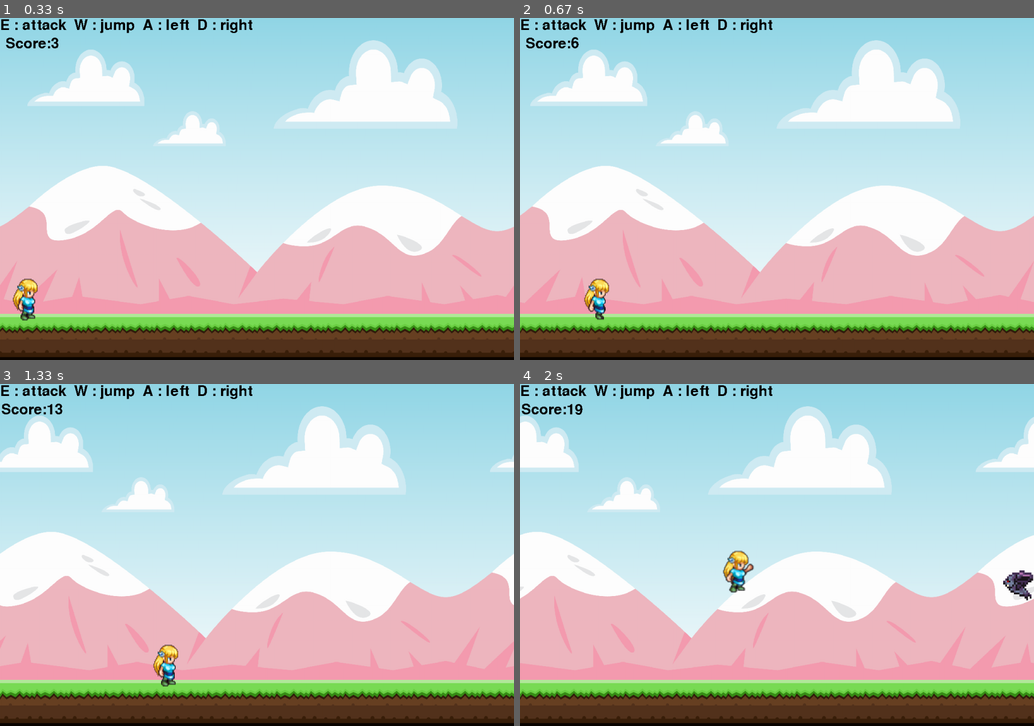
Above: before the commit, frames 1-4 (two rows, left to right).
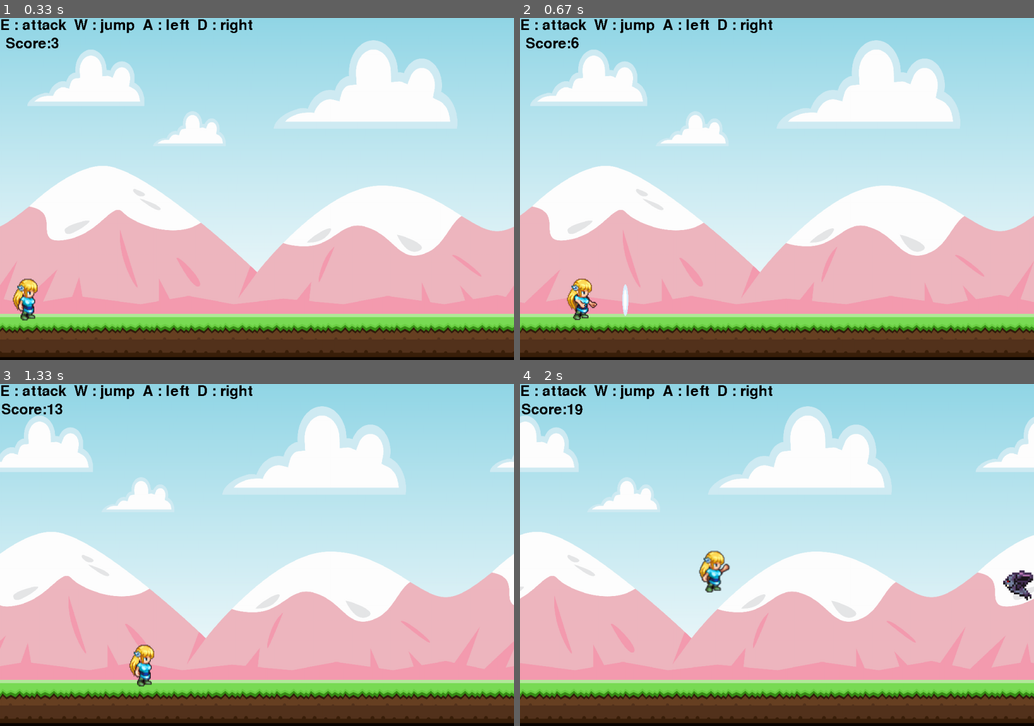
Above: after the commit, the same moments.

Repository: YOU327/-pygame
Game: pygame game, started from shit.py
Same seed, same stepped clock (60 frames per second), same inputs: the game is played once before the commit and once after it.
Inputs:
- Up to frame 1 (0.33 s): no input
- Up to frame 2 (0.67 s): hold E from 0.33 s (still down); hold D from 0.33 s (still down)
- Up to frame 3 (1.33 s): release E at 0.8 s; release D at 0.8 s; hold D 0.83-1.3 s
- Up to frame 4 (2 s): hold W 1.33-1.63 s; hold D from 1.67 s (still down)

Frame 1 is identical in both runs. In frame 2, 0.8% of the frame differs, in the area x 9-22%, y 76-89%; in frame 3, 0.8%; in frame 4, 0.9%, in the area x 34-46%, y 48-61%.

Commit message:
增加針對及殺敵人的效果

Diff:
--- a/shit.py
+++ b/shit.py
@@ -12,26 +12,54 @@
     return current_time
 
 
-def obstacle_movement(obstacle_list):
+def obstacle_movement(obstacle_list, is_update=True):
     if obstacle_list:
         for obstacle_rect in obstacle_list:
-            obstacle_rect.x -= 4
+            if is_update:
+                obstacle_rect.x -= 4
             if obstacle_rect.bottom == 700:
                 screen.blit(bad1_surface, obstacle_rect)
             else:
                 screen.blit(bad2_surface, obstacle_rect)
 
-        obstacle_list = [
-            obstacle for obstacle in obstacle_list if obstacle.x > -100]
+        if is_update:
+            obstacle_list = [
+                obstacle for obstacle in obstacle_list if obstacle.x > -100]
         return obstacle_list
     else:
         return []
 
 
 def collisions(obstacles):
+    global dead_obstacle_list, hit_stop_frames, screen_shake_intensity, combo_count, combo_timer
     if obstacles:
         for obstacle_rect in obstacles:
-            if good_rec.colliderect(obstacle_rect) and good_surface == good_attack:
+            hit_by_effect = False
+            for p in punch_effects_list:
+                if obstacle_rect.collidepoint(p['x'], p['y']):
+                    hit_by_effect = True
+                    break
+
+            if (good_rec.colliderect(obstacle_rect) and good_surface in good_attack_frames) or hit_by_effect:
+                hit_stop_frames = 4
+                screen_shake_intensity = 5
+                combo_count += 1
+                combo_timer = 180
+
+                for _ in range(15):
+                    color = (randint(150, 255), 0, randint(150, 255)) if randint(0,1) else (255, 255, 255)
+                    particle_list.append({
+                        'x': obstacle_rect.centerx,
+                        'y': obstacle_rect.centery,
+                        'vx': randint(-10, 10),
+                        'vy': randint(-10, 5),
+                        'size': randint(4, 10),
+                        'color': color,
+                        'timer': randint(20, 40)
+                    })
+
+                if obstacle_rect.bottom == 700:
+                    dead_obstacle_list.append([obstacle_rect, 0, randint(5, 12), randint(-15, -5)])
                 obstacle_rect_list.remove(obstacle_rect)
                 return True
             elif good_rec.colliderect(obstacle_rect):
@@ -43,33 +71,40 @@
     global good_surface, good_index, good_backward_index, good_attack_index
     keys = pygame.key.get_pressed()
 
-    if good_rec.bottom < HEIGHT - 90:
-        good_surface = good_jump
-    else:
-        if keys[pygame.K_d]:
-            good_index += 0.2
-            if good_index >= 7:
-                good_index = 0
-            good_surface = good_walk[int(good_index)]
-        elif keys[pygame.K_a]:
-            good_backward_index += 0.2
-            if good_backward_index >= 16:
-                good_backward_index = 8
-            good_surface = good_walk[int(good_backward_index)]
-        elif keys[pygame.K_e]:
+    if keys[pygame.K_e]:
+        if good_rec.bottom >= HEIGHT - 90:
             good_rec.x -= 2
-            good_attack_index += 0.1
-            if good_attack_index >= 18:
-                good_attack_index = 18
-            good_surface = good_walk[int(good_attack_index)]
-            if good_rec.x < 0:
-                good_rec.x = 0
+        old_idx = int(good_attack_index)
+        good_attack_index += 0.15
+        if good_attack_index >= 21:
+            good_attack_index = 16
+
+        if int(good_attack_index) == 18 and old_idx == 17:
+            punch_effects_list.append({'x': good_rec.right - 10, 'y': good_rec.centery, 'timer': 0})
+
+        good_surface = good_walk[int(good_attack_index)]
+        if good_rec.x < 0:
+            good_rec.x = 0
+    else:
+        good_attack_index = 16
+        if good_rec.bottom < HEIGHT - 90:
+            good_surface = good_jump
         else:
-            good_attack_index = 16
-            good_surface = good_walk[0]
-            good_rec.x -= 2
-            if good_rec.x < 0:
-                good_rec.x = 0
+            if keys[pygame.K_d]:
+                good_index += 0.2
+                if good_index >= 7:
+                    good_index = 0
+                good_surface = good_walk[int(good_index)]
+            elif keys[pygame.K_a]:
+                good_backward_index += 0.2
+                if good_backward_index >= 16:
+                    good_backward_index = 8
+                good_surface = good_walk[int(good_backward_index)]
+            else:
+                good_surface = good_walk[0]
+                good_rec.x -= 2
+                if good_rec.x < 0:
+                    good_rec.x = 0
 
 
 pygame.init()
@@ -77,9 +112,15 @@
 WIDTH = 1200
 HEIGHT = 800
 game_active = True
+game_over_falling = False
 start_time = 0
 score = 0
-screen = pygame.display.set_mode((WIDTH, HEIGHT))
+hit_stop_frames = 0
+screen_shake_intensity = 0
+combo_count = 0
+combo_timer = 0
+window = pygame.display.set_mode((WIDTH, HEIGHT))
+screen = pygame.Surface((WIDTH, HEIGHT))
 pygame.display.set_caption("追趕跑跳碰")
 clock = pygame.time.Clock()
 test_font = pygame.font.Font(None, 50)
@@ -108,6 +149,8 @@
 bad1_frames = load_animation('bad1', "YeOldyNecroGuy", (80, 100), 1, 6)
 bad1_frame_index = 0
 bad1_surface = bad1_frames[bad1_frame_index]
+bad1_dead_surface = pygame.transform.scale(pygame.image.load(os.path.join(
+    current_dir, 'bad1', "YeOldyNecroGuy7.png")), (80, 100)).convert_alpha()
 
 # fly
 bad2_frames = load_animation("bad2", "32x32-bat-sprite", (70, 70), 2, 4)
@@ -116,17 +159,41 @@
 
 
 obstacle_rect_list = []
+dead_obstacle_list = []
+punch_effects_list = []
+particle_list = []
+
+def dead_obstacle_movement(dead_list, is_update=True):
+    if dead_list:
+        for dead_item in dead_list:
+            obstacle_rect = dead_item[0]
+            if is_update:
+                obstacle_rect.x += dead_item[2]
+                obstacle_rect.y += dead_item[3]
+                dead_item[3] += 1
+                dead_item[1] += 1
+            screen.blit(bad1_dead_surface, obstacle_rect)
+        if is_update:
+            dead_list = [dead_item for dead_item in dead_list if dead_item[1] < 120 and dead_item[0].y < HEIGHT + 100]
+        return dead_list
+    else:
+        return []
 
 
 good_walk_frames = load_animation("player", "SaraFullSheet", (100, 100), 1, 8)
 good_backward_walk_frames = load_animation("player", "SaraFullSheet_", (100, 100), 1, 8)
 
 
-good_attack = pygame.transform.scale(pygame.image.load(os.path.join(
-    current_dir, "player", "SaraFullSheethit.png")), (100, 100)).convert_alpha()
+good_attack_frames = [
+    pygame.transform.scale(pygame.image.load(os.path.join(
+        current_dir, "player", "SaraFullSheethit.png")), (100, 100)).convert_alpha()
+] + load_animation("player", "SaraFullSheethit", (100, 100), 2, 5)
+
+good_die_surface = pygame.transform.scale(pygame.image.load(os.path.join(
+    current_dir, "player", "SaraFullSheetdie.png")), (100, 100)).convert_alpha()
+
 good_attack_index = 16
-
-good_walk = good_walk_frames + good_backward_walk_frames + [good_attack, good_attack, good_walk_frames[0]]
+good_walk = good_walk_frames + good_backward_walk_frames + good_attack_frames
 good_index = 0
 good_backward_index = 8
 good_jump = pygame.transform.scale(pygame.image.load(os.path.join(
@@ -158,57 +225,148 @@
                     obstacle_rect_list.append(bad2_surface.get_rect(
                         midbottom=(randint(1300, 1500), randint(400, 600))))
             if event.type == bad1_animation_timer:
-                if bad1_frame_index != 5:
+                if bad1_frame_index < len(bad1_frames) - 1:
                     bad1_frame_index += 1
                 else:
                     bad1_frame_index = 0
                 bad1_surface = bad1_frames[bad1_frame_index]
             if event.type == bad2_animation_timer:
-                if bad2_frame_index != 2:
+                if bad2_frame_index < len(bad2_frames) - 1:
                     bad2_frame_index += 1
                 else:
                     bad2_frame_index = 0
                 bad2_surface = bad2_frames[bad2_frame_index]
 
     if game_active == True:
-        # 背景圖像的移動和繪製
-        bg_x -= 2
-        if bg_x < -WIDTH:
-            bg_x = 0
+        is_update = True
+        if hit_stop_frames > 0:
+            hit_stop_frames -= 1
+            is_update = False
+
+        if is_update:
+            if combo_timer > 0:
+                combo_timer -= 1
+                if combo_timer == 0:
+                    combo_count = 0
+            bg_x -= 2
+            if bg_x < -WIDTH:
+                bg_x = 0
+
         screen.blit(background_surface, (bg_x, bg_y))
         screen.blit(background_surface, (bg_x + WIDTH, bg_y))
         keys = pygame.key.get_pressed()
-        if keys[pygame.K_w] and good_rec.bottom >= HEIGHT - 90:
-            good_gravity = -26
-        if keys[pygame.K_d]:
-            good_rec.x += 6
-            if good_rec.x > WIDTH - 5:
-                good_rec.x = WIDTH - 5
-        if keys[pygame.K_a]:
-            good_rec.x -= 6
-            if good_rec.x < 0:
-                good_rec.x = 0
+        if is_update:
+            if keys[pygame.K_w] and good_rec.bottom >= HEIGHT - 90:
+                good_gravity = -26
+            if keys[pygame.K_d]:
+                good_rec.x += 6
+                if good_rec.x > WIDTH - 5:
+                    good_rec.x = WIDTH - 5
+            if keys[pygame.K_a]:
+                good_rec.x -= 6
+                if good_rec.x < 0:
+                    good_rec.x = 0
+            good_gravity += 1
+            good_rec.y += good_gravity
+            if good_rec.bottom > HEIGHT - 90:
+                good_rec.bottom = HEIGHT - 90
+                good_gravity = 0
+        screen.blit(good_surface, good_rec)
+
+        for p in punch_effects_list[:]:
+            if is_update:
+                p['timer'] += 1
+            if p['timer'] > 12:
+                if is_update:
+                    punch_effects_list.remove(p)
+            else:
+                if is_update:
+                    p['x'] += 15
+                height = 50 + p['timer'] * 4
+                width = max(2, 20 - p['timer'])
+                rect = pygame.Rect(0, 0, width, height)
+                rect.center = (int(p['x']), int(p['y']))
+                pygame.draw.ellipse(screen, (220, 240, 255), rect)
+                rect.inflate_ip(-width//2, -height//3)
+                if rect.width > 0 and rect.height > 0:
+                    pygame.draw.ellipse(screen, (255, 255, 255), rect)
+
+        for p in particle_list[:]:
+            if is_update:
+                p['x'] += p['vx']
+                p['y'] += p['vy']
+                p['vy'] += 0.5
+                p['timer'] -= 1
+                if p['timer'] <= 0:
+                    particle_list.remove(p)
+            if p['timer'] > 0:
+                pygame.draw.rect(screen, p['color'], (int(p['x']), int(p['y']), p['size'], p['size']))
+
+        obstacle_rect_list = obstacle_movement(obstacle_rect_list, is_update)
+        dead_obstacle_list = dead_obstacle_movement(dead_obstacle_list, is_update)
+        if is_update:
+            game_active = collisions(obstacle_rect_list)
+            if not game_active:
+                game_over_falling = True
+                good_gravity = -15
+                screen_shake_intensity = 15
+            else:
+                score = display_score()
+                player_animation()
+        else:
+            score = display_score()
+
+        screen.blit(tips_surface, (0, 0))
+
+        if combo_count > 1:
+            combo_surf = test_font.render(f"{combo_count} COMBO!", False, (255, 50, 50))
+            combo_shake_x = randint(-2, 2) if combo_timer > 150 else 0
+            combo_shake_y = randint(-2, 2) if combo_timer > 150 else 0
+            screen.blit(combo_surf, (WIDTH - 250 + combo_shake_x, 50 + combo_shake_y))
+    elif game_over_falling:
+        screen.blit(background_surface, (bg_x, bg_y))
+        screen.blit(background_surface, (bg_x + WIDTH, bg_y))
+        for obstacle_rect in obstacle_rect_list:
+            if obstacle_rect.bottom == 700:
+                screen.blit(bad1_surface, obstacle_rect)
+            else:
+                screen.blit(bad2_surface, obstacle_rect)
+        for dead_item in dead_obstacle_list:
+            screen.blit(bad1_dead_surface, dead_item[0])
+
         good_gravity += 1
         good_rec.y += good_gravity
-        if good_rec.bottom > HEIGHT - 90:
-            good_rec.bottom = HEIGHT - 90
-            good_gravity = 0
-        screen.blit(good_surface, good_rec)
-        obstacle_rect_list = obstacle_movement(obstacle_rect_list)
-        game_active = collisions(obstacle_rect_list)
+        screen.blit(good_die_surface, good_rec)
         score = display_score()
-        player_animation()
-        screen.blit(tips_surface, (0, 0))
+
+        if good_rec.top > HEIGHT:
+            game_over_falling = False
     else:
         keys = pygame.key.get_pressed()
         if keys[pygame.K_SPACE]:
             game_active = True
+            good_rec.midbottom = (100, HEIGHT - 90)
+            good_gravity = 0
             start_time = int(pygame.time.get_ticks() / 100)
         screen.blit(game_over_surface, (0, 0))
         screen.blit(press_space_surface, press_space_rec)
         score_message = test_font.render(f'Your score:{score}', False, "White")
         screen.blit(score_message, (495, 80))
         obstacle_rect_list.clear()
-
+        dead_obstacle_list.clear()
+        punch_effects_list.clear()
+        particle_list.clear()
+        combo_count = 0
+
+    if screen_shake_intensity > 0:
+        render_offset_x = randint(-screen_shake_intensity, screen_shake_intensity)
+        render_offset_y = randint(-screen_shake_intensity, screen_shake_intensity)
+        screen_shake_intensity -= 1
+    else:
+        render_offset_x = 0
+        render_offset_y = 0
+
+    window.fill("Black")
+    window.blit(screen, (render_offset_x, render_offset_y))
     pygame.display.update()
     clock.tick(60)
